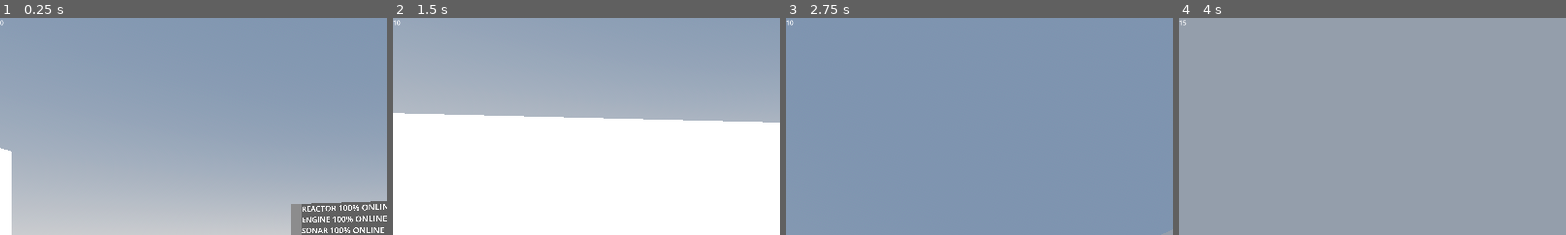
Above: before the commit, frames 1-4 (left to right).
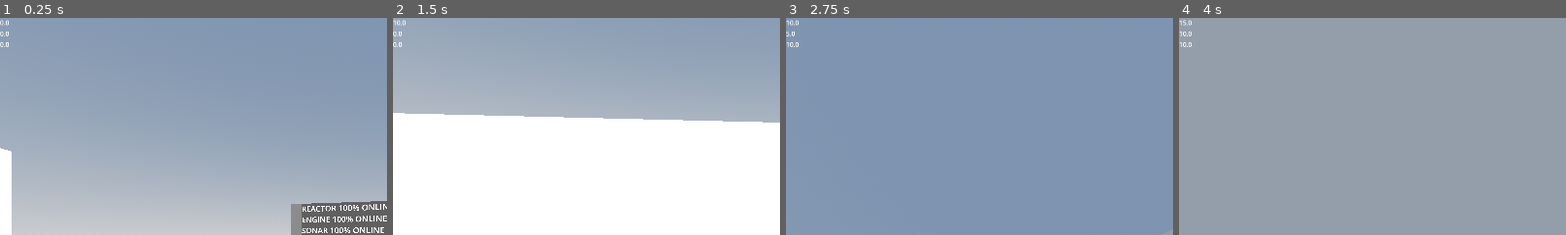
Above: after the commit, the same moments.

Repository: BlackLita/HOMESPACE
Game: Godot game, scene res://scenes/worlds/test_world.tscn
The game is run twice, just before and just after one commit, with the same random seed, the same clock (stepped at 60 frames per second) and the same inputs.
Inputs (mouse positions are % of the whole screen's width and height, from its top left):
- Up to frame 1 (0.25 s): no input
- Up to frame 2 (1.5 s): tap Enter at 0.5 s; move the mouse to (72, 45) at 0.52 s; hold D (right) 0.53-1.28 s; hold E (interect) 0.53-1.28 s; tap Space (jump) at 0.77 s; tap 1 (one) at 0.8, 1.35 s; move the mouse to (30, 55) at 1.27 s; hold S (back) from 1.28 s (still down)
- Up to frame 3 (2.75 s): tap Space (jump) at 1.52 s; tap 3 (three, bound only after the commit) at 1.55, 2.1 s; move the mouse to (60, 28) at 2.02 s; release S (back) at 2.03 s; hold D (right) from 2.03 s (still down); tap 2 (two, bound only after the commit) at 2.3 s
- Up to frame 4 (4 s): tap Space (jump) at 2.75, 3.02, 3.77 s; move the mouse to (45, 70) at 2.77 s; release D (right) at 2.78 s; hold W (forward) 2.78-3.53 s; tap 2 (two, bound only after the commit) at 2.85 s; tap E (interect) at 3.05 s; move the mouse to (80, 65) at 3.52 s; hold A (left) from 3.53 s (still down); hold E (interect) from 3.53 s (still down); tap 1 (one) at 3.8 s
The pictures show only the part of the screen within x 0-50%, y 0-50%; the shares and areas given below are measured in that part.

The runs differ from the first frame. In frame 1, less than 0.1% of the frame differs, in the area x 0-3%, y 0-14%; in frame 2, less than 0.1%; in frame 3, less than 0.1%; in frame 4, less than 0.1%, in the area x 0-4%, y 0-14%.

Commit message:
refactoring has been done

Diff:
--- a/project.godot
+++ b/project.godot
@@ -60,6 +60,16 @@
 "events": [Object(InputEventKey,"resource_local_to_scene":false,"resource_name":"","device":-1,"window_id":0,"alt_press …(191 unchanged characters)…
 ]
 }
+two={
+"deadzone": 0.2,
+"events": [Object(InputEventKey,"resource_local_to_scene":false,"resource_name":"","device":-1,"window_id":0,"alt_pressed":false,"shift_pressed":false,"ctrl_pressed":false,"meta_pressed":false,"pressed":false,"keycode":0,"physical_keycode":50,"key_label":0,"unicode":50,"location":0,"echo":false,"script":null)
+]
+}
+three={
+"deadzone": 0.2,
+"events": [Object(InputEventKey,"resource_local_to_scene":false,"resource_name":"","device":-1,"window_id":0,"alt_pressed":false,"shift_pressed":false,"ctrl_pressed":false,"meta_pressed":false,"pressed":false,"keycode":0,"physical_keycode":51,"key_label":0,"unicode":51,"location":0,"echo":false,"script":null)
+]
+}
 
 [physics]
 
--- a/scenes/Ship/ship.tscn
+++ b/scenes/Ship/ship.tscn
@@ -41,9 +41,10 @@
 script = ExtResource("2_cpk57")
 metadata/_custom_type_script = "uid://bvtdiucb22tt4"
 
-[node name="Reactor" type="Node3D" parent="Systems" unique_id=1298072655]
+[node name="Reactor" type="Node3D" parent="Systems" unique_id=1298072655 node_paths=PackedStringArray("label")]
 transform = Transform3D(1, 0, 0, 0, 1, 0, 0, 0, 1, 2, 1, 1.7782562)
 script = ExtResource("3_x0dvg")
+label = NodePath("Label3D")
 metadata/_custom_type_script = "uid://bvtdiucb22tt4"
 
 [node name="ReactorMesh" type="CSGBox3D" parent="Systems/Reactor" unique_id=821331886]
@@ -62,9 +63,10 @@
 text = "[E] Repair"
 font_size = 20
 
-[node name="Engine" type="Node3D" parent="Systems" unique_id=983215678]
+[node name="Engine" type="Node3D" parent="Systems" unique_id=983215678 node_paths=PackedStringArray("label")]
 transform = Transform3D(1, 0, 0, 0, 1, 0, 0, 0, 1, 2, 1, 0)
 script = ExtResource("4_6fnqi")
+label = NodePath("Label3D")
 metadata/_custom_type_script = "uid://bvtdiucb22tt4"
 
 [node name="EngineMesh" type="CSGBox3D" parent="Systems/Engine" unique_id=1414824441]
@@ -83,9 +85,10 @@
 text = "[E] Repair"
 font_size = 20
 
-[node name="SonarSystem" type="Node3D" parent="Systems" unique_id=1631946729]
+[node name="SonarSystem" type="Node3D" parent="Systems" unique_id=1631946729 node_paths=PackedStringArray("label")]
 transform = Transform3D(1, 0, 0, 0, 1, 0, 0, 0, 1, 2, 1, -1.779564)
 script = ExtResource("5_sls6b")
+label = NodePath("Label3D")
 metadata/_custom_type_script = "uid://bvtdiucb22tt4"
 
 [node name="SonarMesh" type="CSGBox3D" parent="Systems/SonarSystem" unique_id=3646129]
--- a/scenes/player/ui_resource.tscn
+++ b/scenes/player/ui_resource.tscn
@@ -8,7 +8,16 @@
 grow_horizontal = 2
 grow_vertical = 2
 
-[node name="metal" type="Label" parent="." unique_id=1509479353]
+[node name="resources" type="VBoxContainer" parent="." unique_id=1900154982]
 layout_mode = 0
 offset_right = 40.0
-offset_bottom = 23.0
+offset_bottom = 40.0
+
+[node name="metal" type="Label" parent="resources" unique_id=1509479353]
+layout_mode = 2
+
+[node name="elect" type="Label" parent="resources" unique_id=1755998941]
+layout_mode = 2
+
+[node name="fuel" type="Label" parent="resources" unique_id=1497455999]
+layout_mode = 2
--- a/scripts/player.gd
+++ b/scripts/player.gd
@@ -36,24 +36,29 @@
 		velocity.x = move_toward(velocity.x, 0.0, speed)
 		velocity.z = move_toward(velocity.z, 0.0, speed)
 
-	if collider and collider.get_parent() is ShipSystem:
-		var system: Object = collider.get_parent()
-		var label: Label3D = system.get_node("Label3D")
+	_handle_interaction(delta)
 
-		if system.current_hp < system.max_hp:
-			label.visible = true
-			label.text = "[E]\nRepair: %s\n%.0f%%" % [system.name, system.current_hp / system.max_hp * 100]
-			if Input.is_action_pressed("interect") and rm.has_resource("metal", 10):
-				system.repair(5*delta)
-				rm.remove_resource("metal", 5)
-		else:
-			label.visible = false
+	if OS.is_debug_build():
+		_handle_debug_input()
 
-	if Input.is_action_just_pressed("interect"):
-		if collider and collider.has_method("interect"):
+	move_and_slide()
+
+func _handle_interaction(delta: float) -> void:
+	var collider = raycast.get_collider()
+	var target = collider.get_parent() if collider else null
+
+	if target is ShipSystem:
+		target.update_label()
+		if Input.is_action_pressed("interect"):
+			target.try_repair(delta, rm)
+	elif collider and collider.has_method("interect"):
+		if Input.is_action_just_pressed("interect"):
 			collider.interect()
 
+func _handle_debug_input() -> void:
 	if Input.is_action_just_pressed("one"):
 		rm.add_resource("metal", 5)
-
-	move_and_slide()
+	if Input.is_action_just_pressed("two"):
+		rm.add_resource("electronics", 5)
+	if Input.is_action_just_pressed("three"):
+		rm.add_resource("fuel", 5)
--- a/scripts/player/ResourceManager.gd
+++ b/scripts/player/ResourceManager.gd
@@ -1,16 +1,16 @@
 extends Node
 class_name ResourceManager
 
-var resources: Dictionary[String, int] = {
-	"metal": 0,
-	"electronics": 0,
-	"fuel": 0,
+var resources: Dictionary[String, float] = {
+	"metal": 0.0,
+	"electronics": 0.0,
+	"fuel": 0.0,
 }
 
-func add_resource(resource: String, amount: int) -> void: resources[resource] += amount
-func remove_resource(resource: String, amount: int) -> void:
+func add_resource(resource: String, amount: float) -> void: resources[resource] += amount
+func remove_resource(resource: String, amount: float) -> void:
 	if !has_resource(resource, amount):
 		return
 	resources[resource] -= amount
-func has_resource(resource: String, amount: int) -> bool: return get_resource(resource) >= amount
-func get_resource(resource: String) -> int: return resources.get(resource, 0)
+func has_resource(resource: String, amount: float) -> bool: return get_resource(resource) >= amount
+func get_resource(resource: String) -> float: return resources.get(resource, 0)
--- a/scripts/player/ui_resource.gd
+++ b/scripts/player/ui_resource.gd
@@ -1,7 +1,11 @@
 extends Control
 
 @export var rm: ResourceManager
-@onready var metal: Label = $metal
+@onready var metal: Label = $resources/metal
+@onready var elec: Label = $resources/elect
+@onready var fuel: Label = $resources/fuel
 
 func _process(delta: float) -> void:
 	metal.text = str(rm.get_resource("metal"))
+	elec.text = str(rm.get_resource("electronics"))
+	fuel.text = str(rm.get_resource("fuel"))
--- a/scripts/ship/system/ship_system.gd
+++ b/scripts/ship/system/ship_system.gd
@@ -4,8 +4,10 @@
 signal broken # Emitted when the system becomes completely inoperable.
 signal repaired # Emitted when the system is restored from a broken state.
 
-var max_hp: float = 100
-var current_hp: float = 100
+var max_hp: float = 100.0
+var current_hp: float = 100.0
+
+@export var label: Label3D
 
 # Applies damage to the system.
 # Emits the `broken` signal if the system becomes inoperable.
@@ -32,15 +34,27 @@
 func status_now() -> String:
 	if current_hp >= max_hp:
 		return "ONLINE"
-
-	if current_hp < max_hp and current_hp > 0:
+	if  current_hp > 0.0:
 		return "DAMAGE"
-
-	if current_hp <= 0:
-		return "ERROR"
-
-	return "OFLINE"
+	return "ERROR"
 
 # Returns true if the system is completely broken.
 func is_broken() -> bool:
 	return current_hp <= 0
+
+func needs_repair() -> bool:
+	return current_hp < max_hp
+
+func get_interact_prompt() -> String:
+	return "[E]\nRepair: %s\n%.0f%%" % [name, current_hp / max_hp * 100]
+
+func try_repair(delta: float, rm: ResourceManager):
+	if !rm.has_resource("metal", 5.0):
+		return
+	repair(5.0*delta)
+	rm.remove_resource("metal", 5.0 * delta)
+
+func update_label():
+	label.visible = needs_repair()
+	if needs_repair():
+		label.text = get_interact_prompt()
